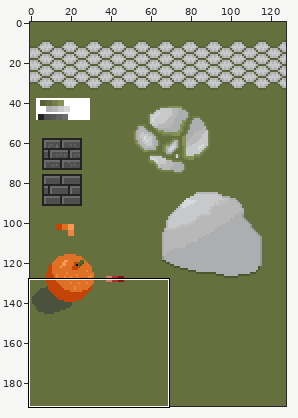
Edited in one commit: pixel-art file (new-textures.aseprite). Above: a wide view before the commit, with the close-up outlined.
Close-up. Before:
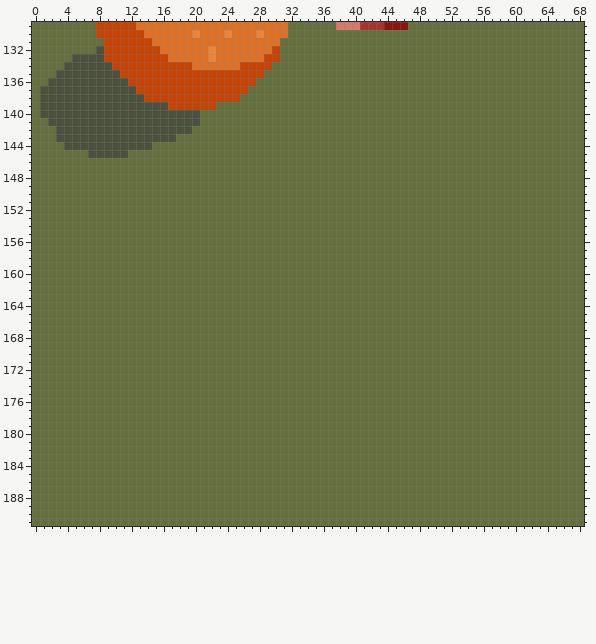
128x192 pixels, 1 frame. Colours within 5 levels of each other are drawn and written as one. Shown: x 0..68, y 129..191. The commit also changed other parts of the picture, which this record leaves out.
After:
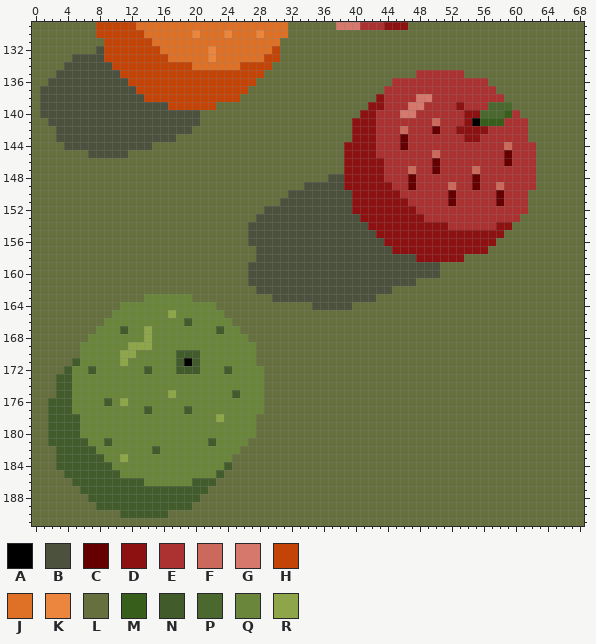
Palette (. is transparent): A #000000  B #4c513e  C #660000  D #8e1111  E #ac3232  F #cc695d  G #d7786d  H #c44307  J #df7126  K #ec853e  L #66703f  M #385e1c  N #425b2a  P #4b692f  Q #6a863b  R #8ea649
The edit:
layer "lemon" added
Changed rows in their new state; - is an unchanged pixel.
Layers "lemon", "Layer 3":
first column x 2:
135 ----------------------------------------------EEEEEE---------
136 -------------------------------------------EEEEEEEEEEEE------
137 ------------------------------------------EEEEEEEEEEEEEE-----
138 -----------------------------------------DEEEEGGEEEEEEEEE----
139 ----------------------------------------DDEEEGGEEEEDEEEPPP---
140 ---------------------------------------DDEEEGGEEEEEEDDPPPME--
141 --------------------------------------DDDEEEEEEEFEEEDAMMMEEE-
142 --------------------------------------DDDEEEFEEECEEDDDDEEEEE-
143 --------------------------------------DDDEEECEEEEEEEDDEEEEEE-
144 -------------------------------------DDDDEEECEEEEEEEEEEEEFEEE
145 -------------------------------------DDDDEEEEEEEFEEEEEEEECEEE
146 -------------------------------------DDDDDEEEEEECEEEEEEEECEEE
147 -------------------------------------DDDDDEEEFEECEEEEFEEEEEEE
148 -----------------------------------BBDDDDDEEECEEEEEEECEEEEEEE
149 --------------------------------BBBBBDDDDDDEECEEEEFEECEEFEEEE
150 ------------------------------BBBBBBBBDDDDDDEEEEEECEEEEECEEE-
151 -----------------------------BBBBBBBBBDDDDDDDEEEEECEEEEECEEE-
152 ---------------------------BBBBBBBBBBBDDDDDDDDEEEEEEEEEEEEEE-
153 --------------------------BBBBBBBBBBBBBDDDDDDDDEEEEEEEEEEEE--
154 -------------------------BBBBBBBBBBBBBBBDDDDDDDDDDEEEEEEDD---
155 -------------------------BBBBBBBBBBBBBBBBDDDDDDDDDDDDDDDD----
156 -------------------------BBBBBBBBBBBBBBBBBDDDDDDDDDDDDDD-----
157 --------------------------BBBBBBBBBBBBBBBBBDDDDDDDDDDDD------
158 --------------------------BBBBBBBBBBBBBBBBBBBBDDDDDD---------
159 -------------------------BBBBBBBBBBBBBBBBBBBBBBBB------------
160 -------------------------BBBBBBBBBBBBBBBBBBBBBBBB------------
161 -------------------------BBBBBBBBBBBBBBBBBBBBB---------------
162 --------------------------BBBBBBBBBBBBBBBBB------------------
163 ------------QQQQQQ----------BBBBBBBBBBBBB--------------------
164 ---------QQQQQQQQQQQQ------------BBBBB-----------------------
165 --------QQQQQQQRQQQQQQ---------------------------------------
166 -------QQQQQQQQQQNQQQQQ--------------------------------------
167 ------QQQNQQRQQQQQQQQNQQ-------------------------------------
168 -----QQQQQQQRQQQQQQQQQQQQ------------------------------------
169 ----QQQQQQRRRQQQQQQQQQQQQQ-----------------------------------
170 ----QQQQQRRQQQQQNNNQQQQQQQ-----------------------------------
171 ---NQQQQQRQQQQQQNANQQQQQQQ-----------------------------------
172 --NQQNQQQQQQNQQQNNNQQQNQQQQ----------------------------------
173 -NNQQQQQQQQQQQQQQQQQQQQQQQQ----------------------------------
174 -NNQQQQQQQQQQQQQQQQQQQQQQQQ----------------------------------
175 -NNQQQQQQQQQQQQRQQQQQQQNQQQ----------------------------------
176 NNNQQQQNQRQQQQQQQQQQQQQQQQQ----------------------------------
177 NNNQQQQQQQQQNQQQQNQQQQQQQQQ----------------------------------
178 NNNNQQQQQQQQQQQQQQQQQRQQQQ-----------------------------------
179 NNNNQQQQQQQQQQQQQQQQQQQQQQ-----------------------------------
180 NNNNQQQQQQQQQQQQQQQQQQQQQQ-----------------------------------
181 NNNNNQQNQQQQQQQQQQQQNQQQQ------------------------------------
182 -NNNNNQQQQQQQNQQQQQQQQQQ-------------------------------------
183 -NNNNNNQQRQQQQQQQQQQQQQ--------------------------------------
184 -NNNNNNNQQQQQQQQQQQQQQN--------------------------------------
185 --NNNNNNNQQQQQQQQQQQQN---------------------------------------
186 ---NNNNNNNNNQQQQQQNNN----------------------------------------
187 ----NNNNNNNNNNNNNNNN-----------------------------------------
188 -----NNNNNNNNNNNNNN------------------------------------------
189 ------NNNNNNNNNNNN-------------------------------------------
190 ---------NNNNNN----------------------------------------------
